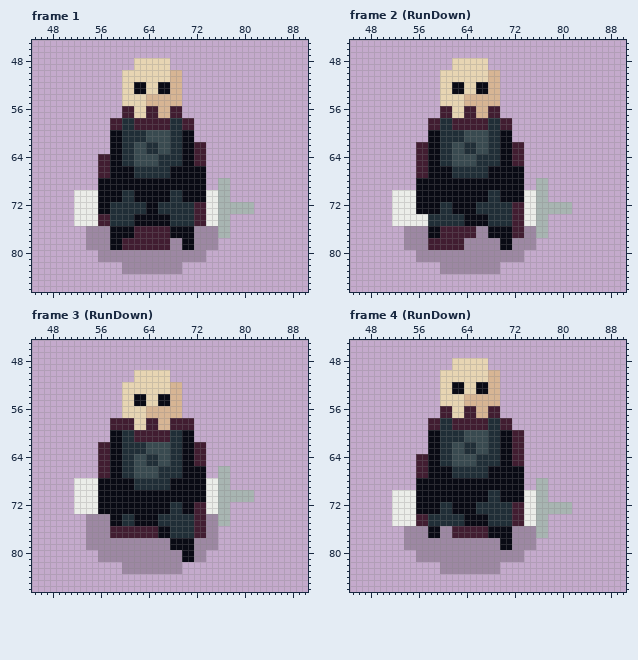
Edited in one commit: pixel-art file (Assets/Resources/Enemies/skull knight.aseprite). Above: the version before the commit.
128x128 pixels, 55 frames. Shown: frame 1: x 45..90, y 45..86; frame 2 (RunDown): x 45..90, y 45..86; frame 3 (RunDown): x 45..90, y 45..86; frame 4 (RunDown): x 45..90, y 45..86. The commit also changed other frames, which this record leaves out.
New version:
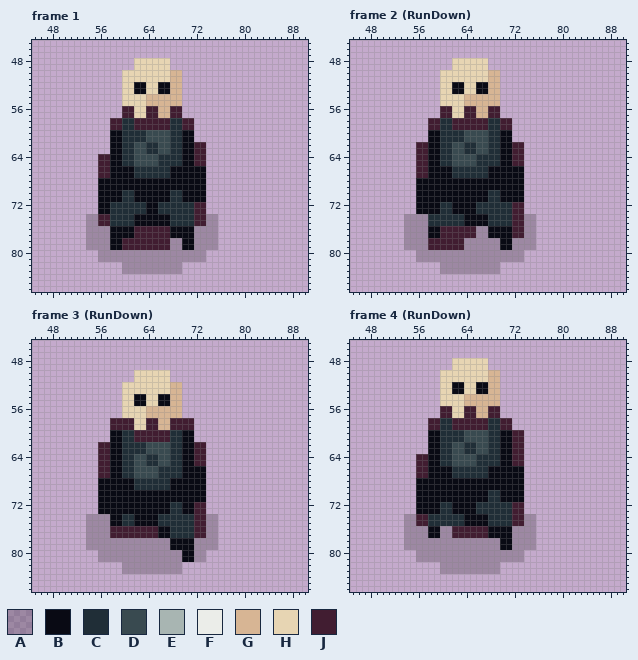
Palette (. is transparent): A #00000033  B #090a14  C #202e37  D #394a50  E #a8b5b2  F #ebede9  G #d7b594  H #e7d5b3  J #411d31
Change:
layer "Weapon" now hidden
--- frame 1
@@ x 45..90 @@
 67 ...........JJBBBBCCCCCCBBBBBB.................
-68 ...........BBBBBBBBBBBBBBBBBB..EE.............
-69 ...........BBBBBBBBBBBBBBBBBB..EE.............
-70 .......FFFFBBBBCCBBBBBBCCBBBBFFEE.............
-71 .......FFFFBBBBCCBBBBBBCCBBBBFFEE.............
-72 .......FFFFBBCCCCCCBBCCCCCCJJFFEEEEEE.........
-73 .......FFFFBBCCCCCCBBCCCCCCJJFFEEEEEE.........
-74 .......FFFFJJCCCCBBBBBBCCCCJJFFEE.............
-75 .......FFFFJJCCCCBBBBBBCCCCJJFFEE.............
-76 .........AAAABBBBJJJJJJBBBBAAAAEE.............
-77 .........AAAABBBBJJJJJJBBBBAAAAEE.............
+68 ...........BBBBBBBBBBBBBBBBBB.................
+69 ...........BBBBBBBBBBBBBBBBBB.................
+70 ...........BBBBCCBBBBBBCCBBBB.................
+71 ...........BBBBCCBBBBBBCCBBBB.................
+72 ...........BBCCCCCCBBCCCCCCJJ.................
+73 ...........BBCCCCCCBBCCCCCCJJ.................
+74 .........AAJJCCCCBBBBBBCCCCJJAA...............
+75 .........AAJJCCCCBBBBBBCCCCJJAA...............
+76 .........AAAABBBBJJJJJJBBBBAAAA...............
+77 .........AAAABBBBJJJJJJBBBBAAAA...............
 78 .........AAAABBJJJJJJJJAABBAAAA...............
--- frame 2 (RunDown)
@@ x 45..90 @@
 67 ...........JJBBBBCCCCCCBBBBBB.................
-68 ...........BBBBBBBBBBBBBBBBBB..EE.............
-69 ...........BBBBBBBBBBBBBBBBBB..EE.............
-70 .......FFFFBBBBBBBBBBBBCCBBBBFFEE.............
-71 .......FFFFBBBBBBBBBBBBCCBBBBFFEE.............
-72 .......FFFFBBBBCCBBBBCCCCCCJJFFEEEEEE.........
-73 .......FFFFBBBBCCBBBBCCCCCCJJFFEEEEEE.........
-74 .......FFFFFFCCCCCCBBBBCCCCJJFFEE.............
-75 .......FFFFFFCCCCCCBBBBCCCCJJFFEE.............
-76 .........AAAABBJJJJJJAABBBBJJAAEE.............
-77 .........AAAABBJJJJJJAABBBBJJAAEE.............
+68 ...........BBBBBBBBBBBBBBBBBB.................
+69 ...........BBBBBBBBBBBBBBBBBB.................
+70 ...........BBBBBBBBBBBBCCBBBB.................
+71 ...........BBBBBBBBBBBBCCBBBB.................
+72 ...........BBBBCCBBBBCCCCCCJJ.................
+73 ...........BBBBCCBBBBCCCCCCJJ.................
+74 .........AAAACCCCCCBBBBCCCCJJAA...............
+75 .........AAAACCCCCCBBBBCCCCJJAA...............
+76 .........AAAABBJJJJJJAABBBBJJAA...............
+77 .........AAAABBJJJJJJAABBBBJJAA...............
 78 .........AAAAJJJJJJAAAAAABBAAAA...............
--- frame 3 (RunDown)
@@ x 45..90 @@
 65 ...........JJBBCCDDCCDDCCBBJJ.................
-66 ...........JJBBCCDDDDCCCCBBBB..EE.............
-67 ...........JJBBCCDDDDCCCCBBBB..EE.............
-68 .......FFFFBBBBBBCCCCCCBBBBBBFFEE.............
-69 .......FFFFBBBBBBCCCCCCBBBBBBFFEE.............
-70 .......FFFFBBBBBBBBBBBBBBBBBBFFEEEEEE.........
-71 .......FFFFBBBBBBBBBBBBBBBBBBFFEEEEEE.........
-72 .......FFFFBBBBBBBBBBBBCCBBJJFFEE.............
-73 .......FFFFBBBBBBBBBBBBCCBBJJFFEE.............
-74 .........AAAABBCCBBBBCCCCCCJJAAEE.............
-75 .........AAAABBCCBBBBCCCCCCJJAAEE.............
+66 ...........JJBBCCDDDDCCCCBBBB.................
+67 ...........JJBBCCDDDDCCCCBBBB.................
+68 ...........BBBBBBCCCCCCBBBBBB.................
+69 ...........BBBBBBCCCCCCBBBBBB.................
+70 ...........BBBBBBBBBBBBBBBBBB.................
+71 ...........BBBBBBBBBBBBBBBBBB.................
+72 ...........BBBBBBBBBBBBCCBBJJ.................
+73 ...........BBBBBBBBBBBBCCBBJJ.................
+74 .........AAAABBCCBBBBCCCCCCJJAA...............
+75 .........AAAABBCCBBBBCCCCCCJJAA...............
 76 .........AAAAJJJJJJJJBBCCCCJJAA...............
--- frame 4 (RunDown)
@@ x 45..90 @@
 67 ...........JJBBBBCCCCCCBBBBBB.................
-68 ...........BBBBBBBBBBBBBBBBBB..EE.............
-69 ...........BBBBBBBBBBBBBBBBBB..EE.............
-70 .......FFFFBBBBBBBBBBBBCCBBBBFFEE.............
-71 .......FFFFBBBBBBBBBBBBCCBBBBFFEE.............
-72 .......FFFFBBBBCCBBBBCCCCCCJJFFEEEEEE.........
-73 .......FFFFBBBBCCBBBBCCCCCCJJFFEEEEEE.........
-74 .......FFFFJJCCCCCCBBBBCCCCJJFFEE.............
-75 .......FFFFJJCCCCCCBBBBCCCCJJFFEE.............
-76 .........AAAABBAAJJJJJJBBBBAAAAEE.............
-77 .........AAAABBAAJJJJJJBBBBAAAAEE.............
+68 ...........BBBBBBBBBBBBBBBBBB.................
+69 ...........BBBBBBBBBBBBBBBBBB.................
+70 ...........BBBBBBBBBBBBCCBBBB.................
+71 ...........BBBBBBBBBBBBCCBBBB.................
+72 ...........BBBBCCBBBBCCCCCCJJ.................
+73 ...........BBBBCCBBBBCCCCCCJJ.................
+74 .........AAJJCCCCCCBBBBCCCCJJAA...............
+75 .........AAJJCCCCCCBBBBCCCCJJAA...............
+76 .........AAAABBAAJJJJJJBBBBAAAA...............
+77 .........AAAABBAAJJJJJJBBBBAAAA...............
 78 .........AAAAAAAAAAAAAAAABBAAAA...............
